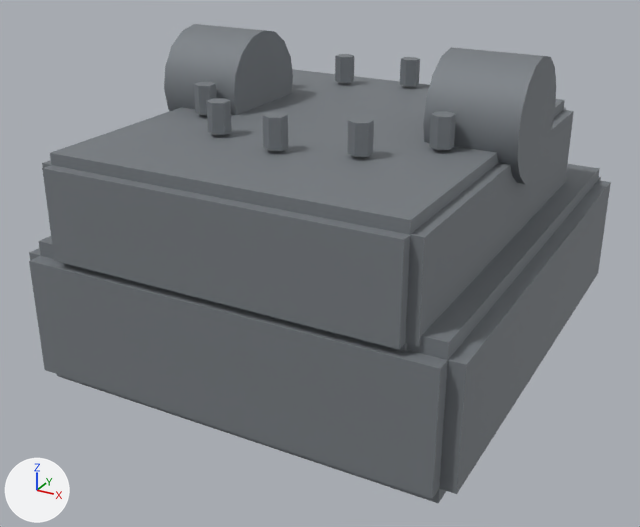
One commit to the glTF model prototype/assets/models/parts/railgun_casemate_mount.glb: the scene before it, then after it.
Before and after are seen from a 50 mm camera at (0.545, -1.081, 0.631) aimed at (-0.018, -0.058, 0.119). The axes (+X, +Y, +Z) are drawn at lower left. The lights are the same throughout. The first picture is the older version. Vertices at exactly the same position are counted once.

Before the edit, the objects in view are built like this:
```python
mat_railgun_casemate_mount_mat = principled_material('railgun_casemate_mount_mat')
mat_railgun_casemate_mount_mat.base_color = (0.22, 0.24, 0.26)  # grey #81868b
mat_railgun_casemate_mount_mat.metallic = 0.35
mat_railgun_casemate_mount_mat.roughness = 0.72
me_railgun_casemate_mount_mesh = bpy.data.meshes.new('railgun_casemate_mount_mesh')
me_railgun_casemate_mount_mesh.from_pydata(...)  # 272 vertices, 480 faces; spans x -0.3..0.3, y -0.35..0.35, z 0.0..0.43
me_railgun_casemate_mount_mesh.materials.append(mat_railgun_casemate_mount_mat)  # grey #81868b
ob_railgun_casemate_mount = bpy.data.objects.new('railgun_casemate_mount', me_railgun_casemate_mount_mesh)
ob_railgun_casemate_mount.location = (0.0, 0.0, 0.0)
```
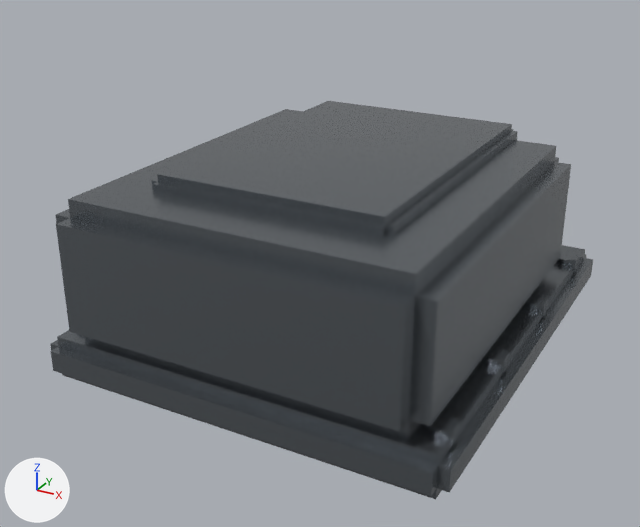
Boxes [x1, y1, x2, y2] around the edits, measured in the pictures (640 x 527 px):
'railgun_casemate_mount', surface changed, reshaped (7% narrower, 17% shorter): before [29, 24, 611, 503]; after [50, 101, 593, 499]
part 1 of me_railgun_casemate_mount_mesh, added: after [423, 413, 459, 446]
part 2 of me_railgun_casemate_mount_mesh, added: after [481, 346, 510, 373]
part 3 of me_railgun_casemate_mount_mesh, added: after [523, 293, 548, 316]
part 4 of me_railgun_casemate_mount_mesh, added: after [556, 251, 579, 271]
part 5 of me_railgun_casemate_mount_mesh, rebuilt: before [42, 69, 574, 352]; after [152, 101, 518, 236]
part 6 of me_railgun_casemate_mount_mesh, rebuilt: before [29, 164, 611, 503]; after [55, 109, 571, 439]
part 7 of me_railgun_casemate_mount_mesh, added: after [50, 245, 593, 499]
part 8 of me_railgun_casemate_mount_mesh, deleted: before [164, 24, 556, 184]

Patch to the scene script:
```diff
--- a/prototype/assets/models/parts/railgun_casemate_mount.glb.py
+++ b/prototype/assets/models/parts/railgun_casemate_mount.glb.py
@@ mat_railgun_casemate_mount_mat @@
 mat_railgun_casemate_mount_mat.base_color = (0.22, 0.24, 0.26)  # grey #81868b
-mat_railgun_casemate_mount_mat.metallic = 0.35
-mat_railgun_casemate_mount_mat.roughness = 0.72
+mat_railgun_casemate_mount_mat.metallic = 0.8
+mat_railgun_casemate_mount_mat.roughness = 0.25
@@ me_railgun_casemate_mount_mesh @@
 # used by ob_railgun_casemate_mount; location = (0.0, 0.0, 0.0)
-me_railgun_casemate_mount_mesh.from_pydata(...)  # 272 vertices, 480 faces; spans x -0.3..0.3, y -0.35..0.35, z 0.0..0.43
+me_railgun_casemate_mount_mesh.from_pydata(...)  # 192 vertices, 340 faces; spans x -0.29..0.29, y -0.34..0.34, z 0.0..0.28
+# me_railgun_casemate_mount_mesh part 1: a new loose piece, a 6-sided cylinder along z spanning x 0.243..0.277, y -0.3..-0.26, z 0.05..0.07, in mat_railgun_casemate_mount_mat (grey #767c81)
+# me_railgun_casemate_mount_mesh part 2: a new loose piece, a 6-sided cylinder along z spanning x 0.243..0.277, y -0.12..-0.08, z 0.05..0.07, in mat_railgun_casemate_mount_mat (grey #767c81)
+# me_railgun_casemate_mount_mesh part 3: a new loose piece, a 6-sided cylinder along z spanning x 0.243..0.277, y 0.06..0.1, z 0.05..0.07, in mat_railgun_casemate_mount_mat (grey #767c81)
+# me_railgun_casemate_mount_mesh part 4: a new loose piece, a 6-sided cylinder along z spanning x 0.243..0.277, y 0.24..0.28, z 0.05..0.07, in mat_railgun_casemate_mount_mat (grey #767c81)
+# me_railgun_casemate_mount_mesh part 5: the loose piece of 32 vertices spanning x -0.25..0.25, y -0.35..0.25, z 0.175..0.325 is rebuilt with 32 vertices and now spans x -0.17..0.17, y -0.24..0.24, z 0.16..0.28
+# me_railgun_casemate_mount_mesh part 6: the loose piece of 32 vertices spanning x -0.3..0.3, y -0.35..0.35, z 0.0..0.2 is rebuilt with 32 vertices and now spans x -0.26..0.26, y -0.34..0.24, z 0.06..0.26
+# me_railgun_casemate_mount_mesh part 7: a new loose piece of 32 vertices spanning x -0.29..0.29, y -0.34..0.34, z 0.0..0.06, in mat_railgun_casemate_mount_mat (grey #767c81)
+# me_railgun_casemate_mount_mesh part 8: 14 loose pieces with 208 vertices, spanning x -0.26..0.26, y -0.215..0.215, z 0.27..0.43, are deleted
+# other edits to the shape of me_railgun_casemate_mount_mesh do not show in these pictures
 me_railgun_casemate_mount_mesh.materials.append(mat_railgun_casemate_mount_mat)
```
